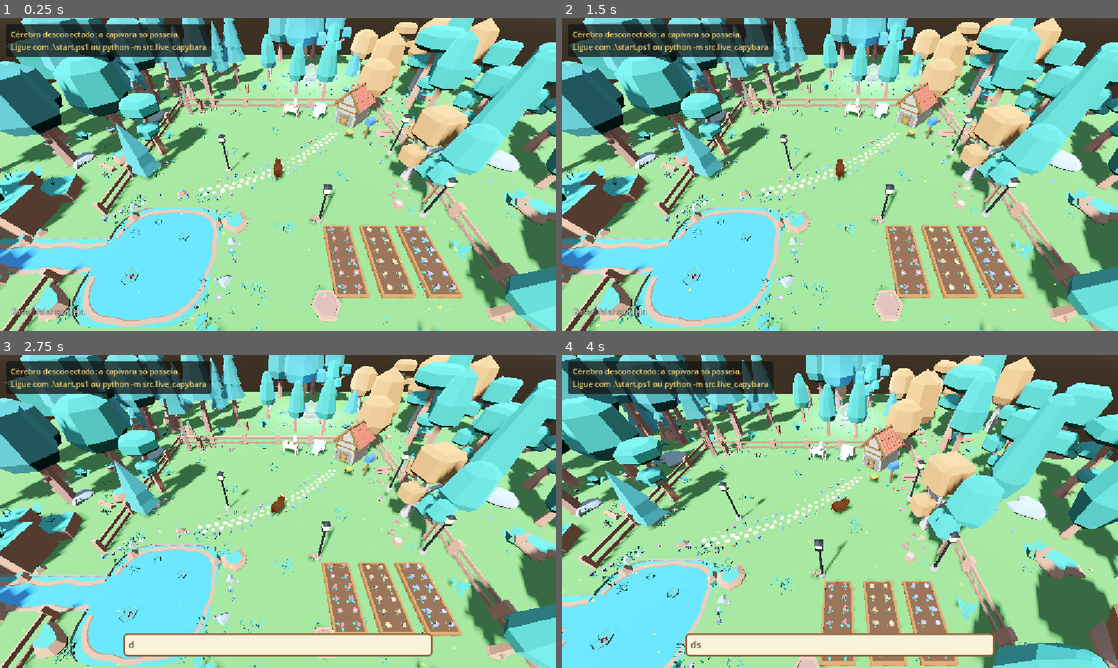
Above: before the commit, frames 1-4 (two rows, left to right).
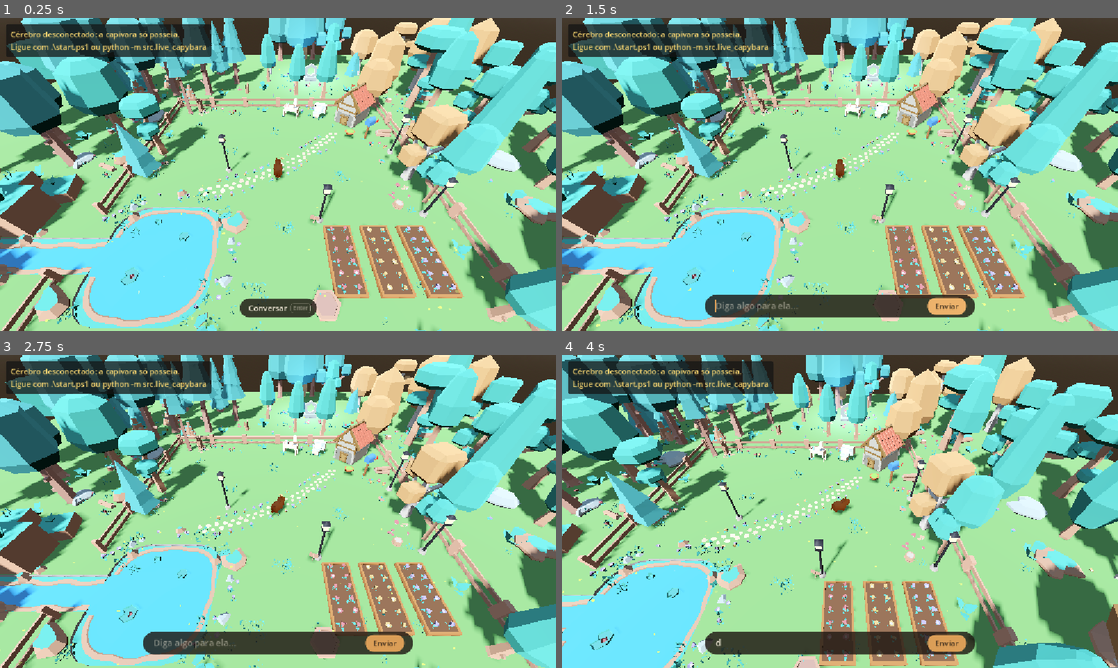
Above: after the commit, the same moments.

Repository: MatheusPatricioo/capivara-ia
Game: Godot game, scene res://scenes/world.tscn
The game is run twice, just before and just after one commit, with the same random seed, the same clock (stepped at 60 frames per second) and the same inputs.
Inputs (mouse positions are in pixels of both pictures, inside the frame that each line leads up to):
- Up to frame 1 (0.25 s): no input
- Up to frame 2 (1.5 s): click (840, 309) at 0.5 s, where only the run after the commit has a clickable "Conversar"; click (945, 305) at 1.25 s, where only the run after the commit has a clickable "Enviar"
- Up to frame 3 (2.75 s): tap Enter at 2 s; move the mouse to (400, 495) at 2.02 s; hold D (move_right) from 2.03 s (still down); hold Tab (toggle_control_mode) from 2.03 s (still down); click (400, 495) at 2.17 s
- Up to frame 4 (4 s): move the mouse to (728, 527) at 2.77 s; release D (move_right) at 2.78 s; release Tab (toggle_control_mode) at 2.78 s; hold S (move_backward) 2.78-3.53 s; tap Enter at 2.85 s; click (728, 527) at 2.92 s; move the mouse to (895, 442) at 3.52 s; hold D (move_right) from 3.53 s (still down); tap Keypad Enter at 3.6 s; click (895, 442) at 3.67 s

The runs differ from the first frame. In frame 1, 1.0% of the frame differs, in the area x 2-57%, y 89-96%; in frame 2, 3.7%; in frame 3, 4.4%, in the area x 22-78%, y 88-97%; in frame 4, 4.4%.

Commit message:
style: turn the chat box into a dark rounded bar with a small Conversar button
No more key explanations in the placeholder: closed, it is a pill button with an Enter
keycap; open, a translucent bar with the text field and a send button, fading in. Enter
gives the focus back after a click in the world. KeyboardFocus.is_typing lets every
shortcut stay quiet while a text field has the focus.

Diff:
--- a/world/scripts/chat/creator_chat_box.gd
+++ b/world/scripts/chat/creator_chat_box.gd
@@ -1,24 +1,36 @@
 class_name CreatorChatBox
 extends CanvasLayer
 
-## A line at the bottom of the screen for her creator to talk with her. Enter opens it,
-## Enter sends and Esc closes. It stays open after sending, so the conversation flows;
-## her replies appear in the balloon above her. While the box has the focus, the keys go
-## to the text and never to the world.
+## Where her creator talks with her, at the bottom of the screen. Closed, it is a small
+## "Conversar" button (Enter also opens it). Open, a dark rounded bar with the text field
+## and a send button; Esc closes it. It stays open after sending, so the conversation
+## flows, and her replies appear in the balloon above her.
 
 const LAYER: int = 5
-const BOX_WIDTH: float = 640.0
-const BOTTOM_MARGIN: float = 24.0
-const BOX_HEIGHT: float = 48.0
-const HINT_HEIGHT: float = 28.0
+const BAR_WIDTH: float = 560.0
+const BOTTOM_MARGIN: float = 28.0
+const FONT_SIZE: int = 18
+const KEYCAP_FONT_SIZE: int = 12
+const OPEN_SECONDS: float = 0.15
 ## Same limit as the brain (MAX_CREATOR_MESSAGE_LENGTH): longer messages are refused there.
 const MAX_MESSAGE_LENGTH: int = 2000
-const PLACEHOLDER: String = "Fale com ela... (Enter envia, Esc fecha)"
-const OFFLINE_PLACEHOLDER: String = "O cérebro dela está desligado. Tente de novo daqui a pouco."
-const HINT: String = "Enter: falar com ela"
 
+const PLACEHOLDER: String = "Diga algo para ela…"
+const OFFLINE_PLACEHOLDER: String = "O cérebro dela está desligado"
+const OPEN_BUTTON_TEXT: String = "Conversar"
+const OPEN_KEY_TEXT: String = "Enter"
+const SEND_BUTTON_TEXT: String = "Enviar"
+
+const BAR_COLOR: Color = Color(0.12, 0.09, 0.07, 0.82)
+const BUTTON_HOVER_COLOR: Color = Color(0.2, 0.15, 0.11, 0.9)
+const TEXT_COLOR: Color = Color(0.98, 0.95, 0.88)
+const MUTED_TEXT_COLOR: Color = Color(0.98, 0.95, 0.88, 0.45)
+const ACCENT_COLOR: Color = Color(0.86, 0.62, 0.34)
+const ACCENT_HOVER_COLOR: Color = Color(0.93, 0.7, 0.42)
+
+var _open_button: Button
+var _bar: PanelContainer
 var _message_field: LineEdit
-var _hint: Label
 
 
 func _ready() -> void:
@@ -28,40 +40,48 @@
 
 
 func open() -> void:
-	_message_field.show()
-	_hint.hide()
+	_open_button.hide()
+	_bar.show()
 	_message_field.placeholder_text = PLACEHOLDER
 	_message_field.grab_focus()
+	_bar.modulate.a = 0.0
+	create_tween().set_ease(Tween.EASE_OUT).tween_property(_bar, "modulate:a", 1.0, OPEN_SECONDS)
 
 
 func close() -> void:
 	_message_field.release_focus()
-	_message_field.hide()
-	_hint.show()
+	_bar.hide()
+	_open_button.show()
 
 
-## Unhandled, so Enter only opens the box when no other screen or field took it first.
+## Enter opens the bar, or gives the focus back to it after a click in the world.
+## Unhandled, so it only happens when no other screen or field took the key first.
 func _unhandled_input(event: InputEvent) -> void:
-	if not _message_field.visible and _is_enter(event):
+	if not _is_enter(event) or KeyboardFocus.is_typing(get_viewport()):
+		return
+	if _bar.visible:
+		_message_field.grab_focus()
+	else:
 		open()
-		get_viewport().set_input_as_handled()
+	get_viewport().set_input_as_handled()
 
 
-## _input runs before the GUI, so Esc closes the box even while the text has the focus.
+## _input runs before the GUI, so Esc closes the bar even while the text has the focus.
 func _input(event: InputEvent) -> void:
-	if _message_field.visible and event.is_action_pressed("ui_cancel"):
+	if _bar.visible and event.is_action_pressed("ui_cancel"):
 		close()
 		get_viewport().set_input_as_handled()
 
 
-func _send(text: String) -> void:
-	var message: String = text.strip_edges()
+func _send() -> void:
+	var message: String = _message_field.text.strip_edges()
 	if message.is_empty():
 		return
 	if not Brain.send_creator_message(message):
 		_message_field.placeholder_text = OFFLINE_PLACEHOLDER
 		return
 	_message_field.clear()
+	_message_field.grab_focus()
 
 
 func _is_enter(event: InputEvent) -> bool:
@@ -72,33 +92,105 @@
 
 
 func _build() -> void:
+	_bar = _build_bar()
+	add_child(_bar)
+	_open_button = _build_open_button()
+	add_child(_open_button)
+
+
+func _build_bar() -> PanelContainer:
+	var bar: PanelContainer = PanelContainer.new()
+	_anchor_bottom_center(bar, BAR_WIDTH)
+	bar.add_theme_stylebox_override("panel", _rounded(BAR_COLOR, 26.0, Vector2(18.0, 6.0)))
+
+	var row: HBoxContainer = HBoxContainer.new()
+	row.add_theme_constant_override("separation", 10)
+	bar.add_child(row)
+
 	_message_field = LineEdit.new()
-	_message_field.anchor_left = 0.5
-	_message_field.anchor_right = 0.5
-	_message_field.anchor_top = 1.0
-	_message_field.anchor_bottom = 1.0
-	_message_field.offset_left = -BOX_WIDTH / 2.0
-	_message_field.offset_right = BOX_WIDTH / 2.0
-	_message_field.offset_top = -BOTTOM_MARGIN - BOX_HEIGHT
-	_message_field.offset_bottom = -BOTTOM_MARGIN
+	_message_field.size_flags_horizontal = Control.SIZE_EXPAND_FILL
 	_message_field.max_length = MAX_MESSAGE_LENGTH
-	_message_field.add_theme_stylebox_override("normal", PaperStyle.panel(PaperStyle.PAPER_COLOR, 2, 10))
-	_message_field.add_theme_stylebox_override("focus", PaperStyle.panel(PaperStyle.PAPER_COLOR, 3, 10))
-	_message_field.add_theme_color_override("font_color", PaperStyle.INK_COLOR)
-	_message_field.add_theme_color_override("font_placeholder_color", PaperStyle.BORDER_COLOR)
-	_message_field.add_theme_font_size_override("font_size", PaperStyle.TEXT_FONT_SIZE)
-	_message_field.text_submitted.connect(_send)
-	add_child(_message_field)
+	_message_field.flat = true
+	_message_field.add_theme_stylebox_override("focus", StyleBoxEmpty.new())
+	_message_field.add_theme_color_override("font_color", TEXT_COLOR)
+	_message_field.add_theme_color_override("font_placeholder_color", MUTED_TEXT_COLOR)
+	_message_field.add_theme_color_override("caret_color", ACCENT_COLOR)
+	_message_field.add_theme_font_size_override("font_size", FONT_SIZE)
+	_message_field.text_submitted.connect(func(_text: String) -> void: _send())
+	row.add_child(_message_field)
 
-	_hint = Label.new()
-	_hint.text = HINT
-	_hint.anchor_top = 1.0
-	_hint.anchor_bottom = 1.0
-	_hint.offset_left = BOTTOM_MARGIN
-	_hint.offset_top = -BOTTOM_MARGIN - HINT_HEIGHT
-	_hint.offset_bottom = -BOTTOM_MARGIN
-	_hint.mouse_filter = Control.MOUSE_FILTER_IGNORE
-	_hint.add_theme_color_override("font_color", Color(1, 1, 1, 0.8))
-	_hint.add_theme_color_override("font_outline_color", Color(0, 0, 0, 0.6))
-	_hint.add_theme_constant_override("outline_size", 4)
-	add_child(_hint)
+	var send_button: Button = Button.new()
+	send_button.text = SEND_BUTTON_TEXT
+	send_button.focus_mode = Control.FOCUS_NONE
+	send_button.add_theme_stylebox_override("normal", _rounded(ACCENT_COLOR, 18.0, Vector2(16.0, 6.0)))
+	send_button.add_theme_stylebox_override("hover", _rounded(ACCENT_HOVER_COLOR, 18.0, Vector2(16.0, 6.0)))
+	send_button.add_theme_stylebox_override("pressed", _rounded(ACCENT_COLOR, 18.0, Vector2(16.0, 6.0)))
+	send_button.add_theme_color_override("font_color", BAR_COLOR)
+	send_button.add_theme_color_override("font_hover_color", BAR_COLOR)
+	send_button.add_theme_font_size_override("font_size", FONT_SIZE - 2)
+	send_button.pressed.connect(_send)
+	row.add_child(send_button)
+	return bar
+
+
+## A small pill with the label and the key that also opens it, drawn as a keycap.
+func _build_open_button() -> Button:
+	var button: Button = Button.new()
+	_anchor_bottom_center(button, 0.0)
+	button.grow_horizontal = Control.GROW_DIRECTION_BOTH
+	button.focus_mode = Control.FOCUS_NONE
+	button.text = OPEN_BUTTON_TEXT
+	button.add_theme_stylebox_override("normal", _rounded(BAR_COLOR, 20.0, Vector2(18.0, 8.0), 62.0))
+	button.add_theme_stylebox_override("hover", _rounded(BUTTON_HOVER_COLOR, 20.0, Vector2(18.0, 8.0), 62.0))
+	button.add_theme_stylebox_override("pressed", _rounded(BAR_COLOR, 20.0, Vector2(18.0, 8.0), 62.0))
+	button.add_theme_color_override("font_color", TEXT_COLOR)
+	button.add_theme_color_override("font_hover_color", TEXT_COLOR)
+	button.add_theme_font_size_override("font_size", FONT_SIZE - 2)
+	button.pressed.connect(open)
+
+	var keycap: Label = Label.new()
+	keycap.text = OPEN_KEY_TEXT
+	keycap.mouse_filter = Control.MOUSE_FILTER_IGNORE
+	keycap.anchor_left = 1.0
+	keycap.anchor_right = 1.0
+	keycap.anchor_top = 0.5
+	keycap.anchor_bottom = 0.5
+	keycap.offset_left = -54.0
+	keycap.offset_right = -12.0
+	keycap.offset_top = -10.0
+	keycap.offset_bottom = 10.0
+	keycap.horizontal_alignment = HORIZONTAL_ALIGNMENT_CENTER
+	keycap.vertical_alignment = VERTICAL_ALIGNMENT_CENTER
+	keycap.add_theme_font_size_override("font_size", KEYCAP_FONT_SIZE)
+	keycap.add_theme_color_override("font_color", MUTED_TEXT_COLOR)
+	var keycap_style: StyleBoxFlat = _rounded(Color(0, 0, 0, 0), 5.0, Vector2.ZERO)
+	keycap_style.border_color = MUTED_TEXT_COLOR
+	keycap_style.set_border_width_all(1)
+	keycap.add_theme_stylebox_override("normal", keycap_style)
+	button.add_child(keycap)
+	return button
+
+
+func _anchor_bottom_center(control: Control, width: float) -> void:
+	control.anchor_left = 0.5
+	control.anchor_right = 0.5
+	control.anchor_top = 1.0
+	control.anchor_bottom = 1.0
+	control.offset_left = -width / 2.0
+	control.offset_right = width / 2.0
+	control.offset_bottom = -BOTTOM_MARGIN
+	control.offset_top = -BOTTOM_MARGIN
+	control.grow_vertical = Control.GROW_DIRECTION_BEGIN
+
+
+## right_padding leaves room on the right, like for the keycap inside the open button.
+func _rounded(color: Color, radius: float, padding: Vector2, right_padding: float = -1.0) -> StyleBoxFlat:
+	var style: StyleBoxFlat = StyleBoxFlat.new()
+	style.bg_color = color
+	style.set_corner_radius_all(int(radius))
+	style.content_margin_left = padding.x
+	style.content_margin_right = right_padding if right_padding >= 0.0 else padding.x
+	style.content_margin_top = padding.y
+	style.content_margin_bottom = padding.y
+	style.anti_aliasing = true
+	return style
--- /dev/null
+++ b/world/scripts/ui/keyboard_focus.gd
@@ -0,0 +1,10 @@
+class_name KeyboardFocus
+extends RefCounted
+
+## Keyboard shortcuts must never fire while her creator is typing (talking with her or
+## answering a letter). Every shortcut asks this first.
+
+
+static func is_typing(viewport: Viewport) -> bool:
+	var focused: Control = viewport.gui_get_focus_owner()
+	return focused is LineEdit or focused is TextEdit
Not shown, added: world/scripts/ui/keyboard_focus.gd.uid
